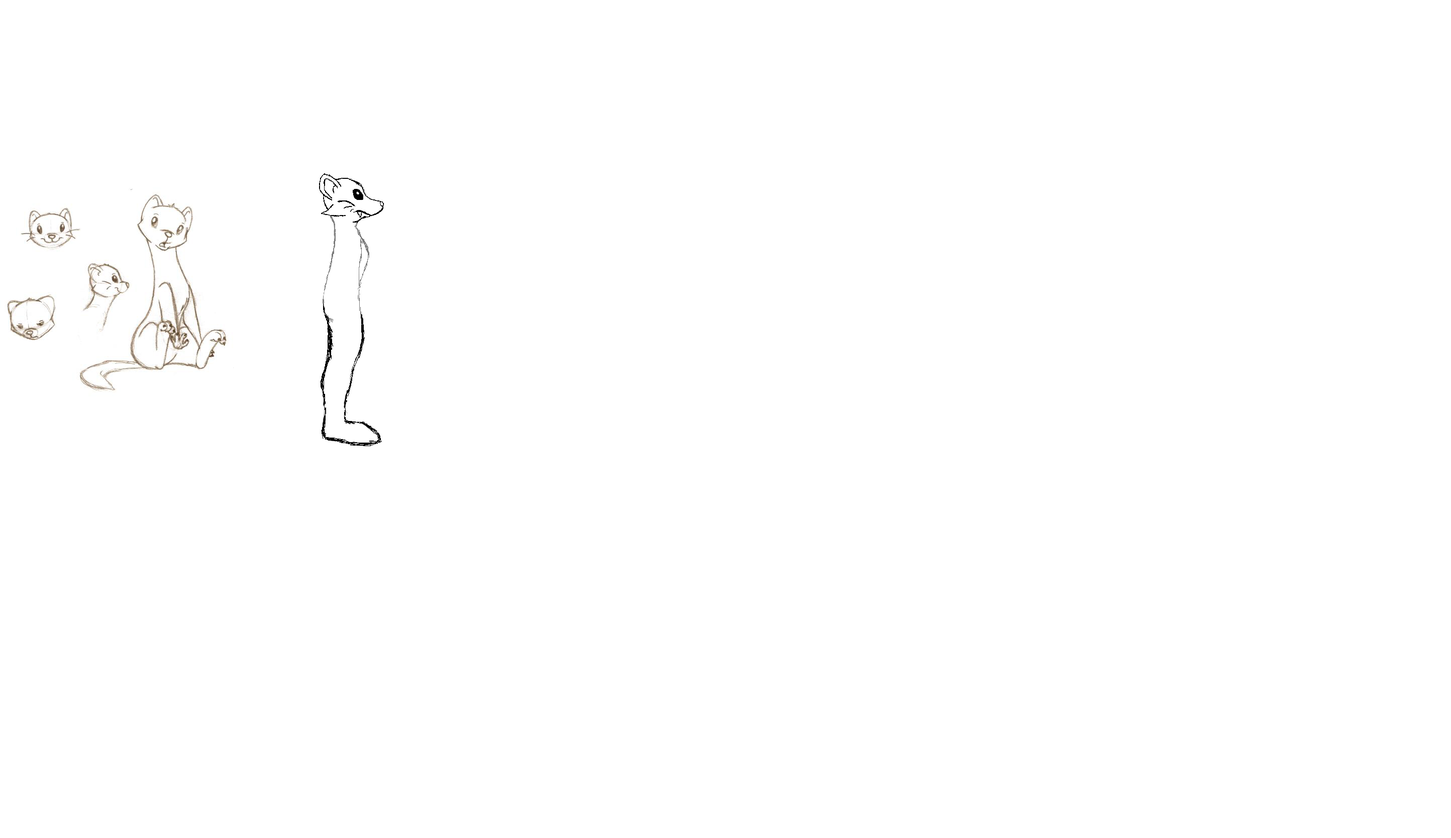
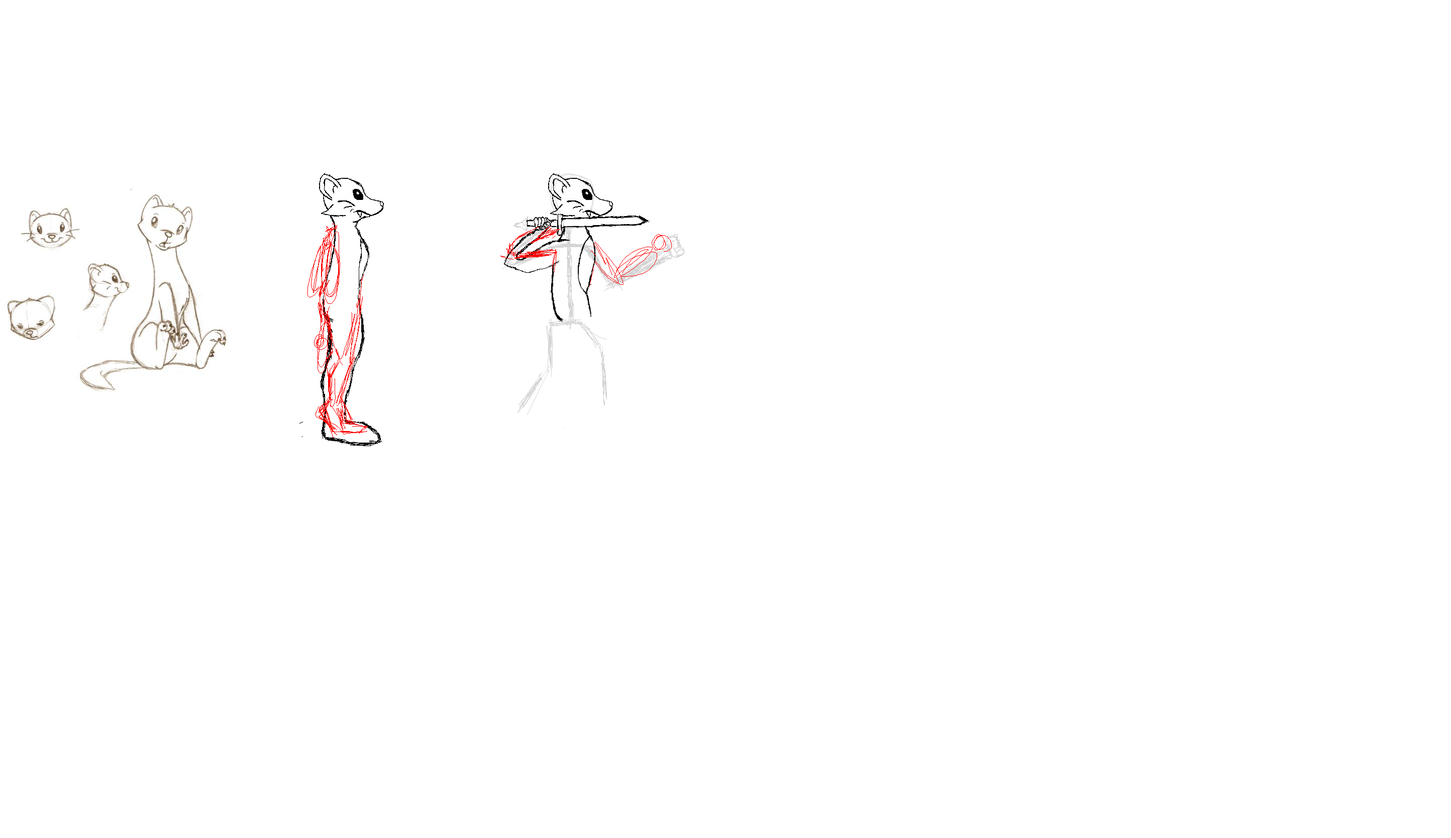
Layer changes from the first (1451, 838) image to the second:
added group "IdleStance" with 5 layers in group "Attempt 1 (Neutral Face)" over [299, 173, 795, 438]
added layer "J's Suggestions" in group "IdleStance" over [306, 206, 674, 438]
added layer "Sword" in group "IdleStance" over [526, 213, 649, 237]
added layer "Base Body_IdleStance" in group "IdleStance" over [299, 216, 596, 438]
added layer "IdleStance_Base Head" in group "IdleStance" over [548, 173, 795, 429]
added layer "Idle_Skeleton" (17%) in group "IdleStance" over [502, 173, 685, 415]
"Base Body": opacity 52% → 100% over [322, 214, 370, 323]
